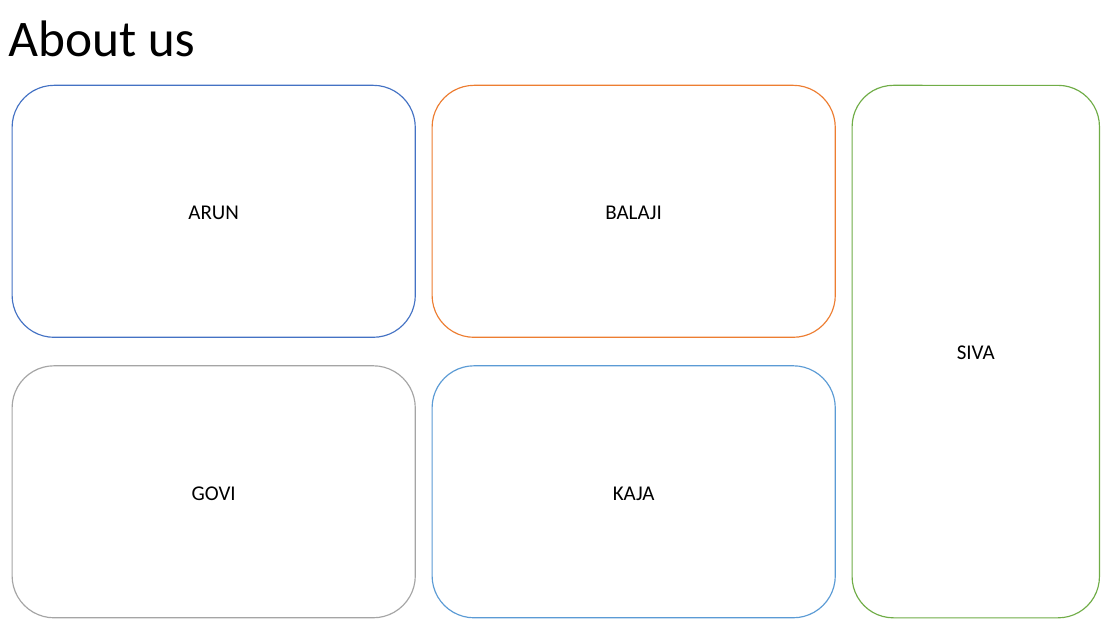
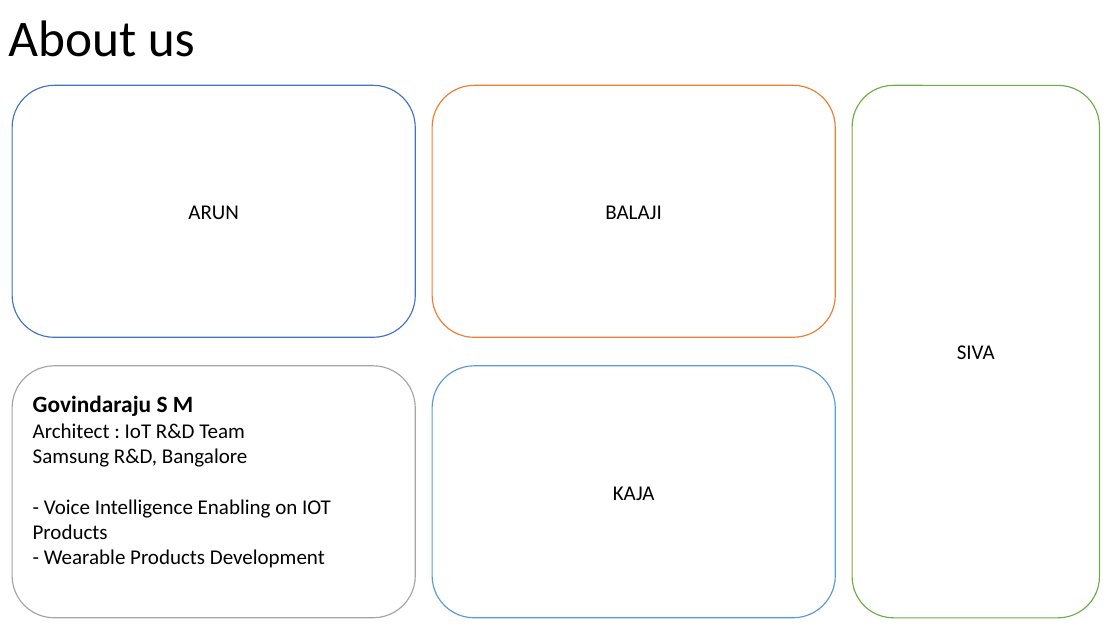
Before and after one commit to govism/BABI, a slide deck: slide 2 of Group8/Capstone-Team.pptx. Drawn at 1120x630 pixels with LibreOffice and Linux fonts; fonts in the diff are those of the drawing. Boxes give left, top, right and bottom in pixels: in the first picture for what was removed or moved away, otherwise in the second. Text is boxed around its words. In the diff, an @@ line names an element or a change of style, - is before the commit and + after.

Commit message:
updated personal info

```diff
--- a/Group8/Capstone-Team.pptx
+++ b/Group8/Capstone-Team.pptx
@@ text in rounded rectangle at [33,395,331,568]: text changed @@
-GOVI
+Govindaraju S M
+Architect : IoT R&D Team
+Samsung R&D, Bangalore
+- Voice Intelligence Enabling on IOT Products
+- Wearable Products Development
```
